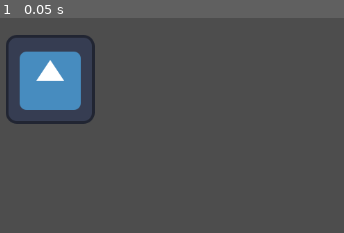
Above: before the commit, frame 1.
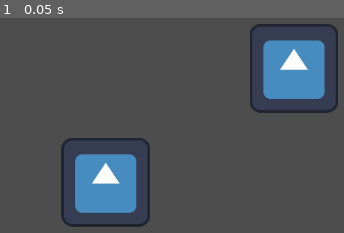
Above: after the commit, the same moment.

Repository: JhonyC13/guess-the-word-godot
Game: Godot game, scene res://teste_github.tscn
The game is run twice, just before and just after one commit, with the same random seed, the same clock (stepped at 60 frames per second) and the same inputs. This scene is started directly instead of the project's main scene. The engine's default icon, where the game draws it, is replaced by a stand-in: a white triangle on a blue panel in a dark square.
Inputs:
- Up to frame 1 (0.05 s): no input

The runs differ from the first frame. In frame 1, 19% of the frame differs, in the area x 1-99%, y 2-98%.

Commit message:
teste commit scene

Diff:
--- a/teste_github.tscn
+++ b/teste_github.tscn
@@ -7,5 +7,9 @@
 script = ExtResource("1_18dx3")
 
 [node name="Sprite2D" type="Sprite2D" parent="."]
-position = Vector2(212, 182)
+position = Vector2(563, 166)
 texture = ExtResource("1_qyjep")
+
+[node name="Sprite2D2" type="Sprite2D" parent="."]
+position = Vector2(292, 330)
+texture = ExtResource("1_qyjep")
